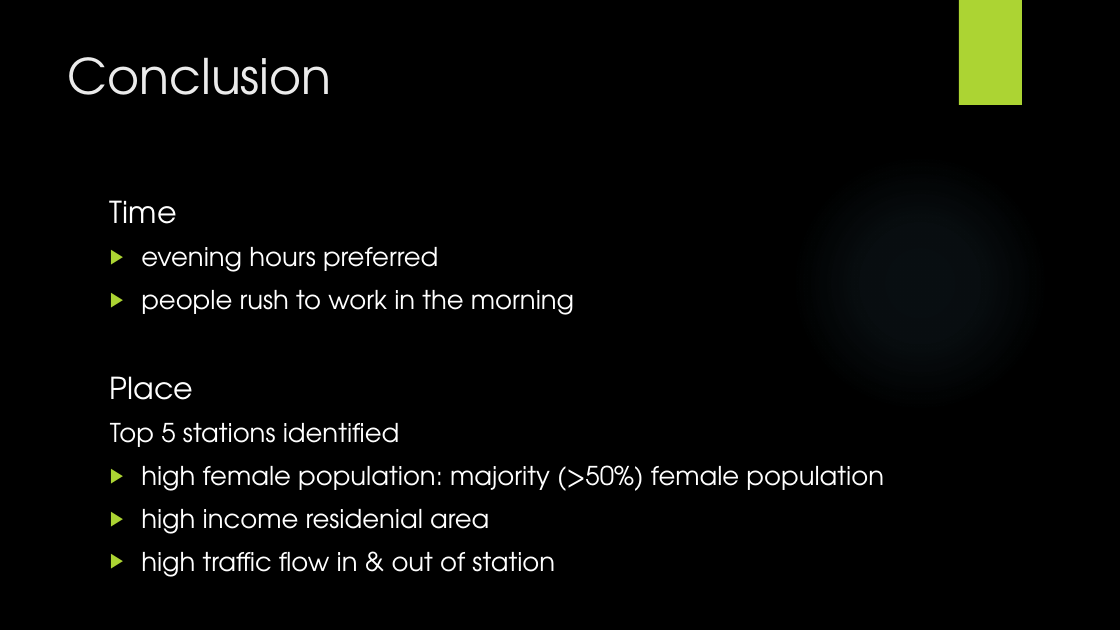
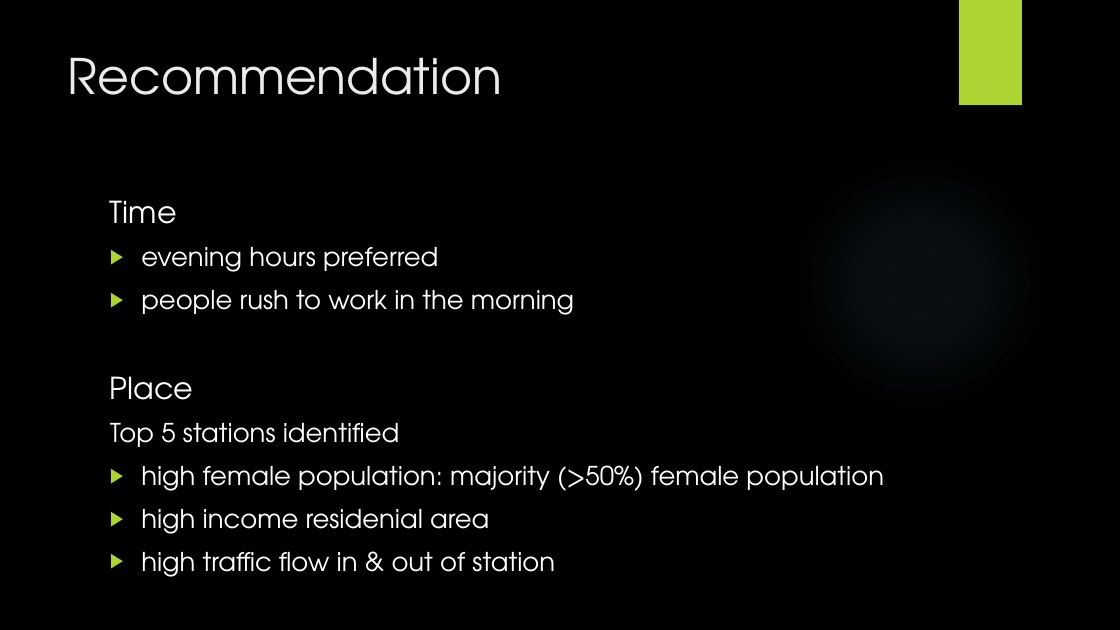
Before and after one commit to JNYH/projectbenson, a slide deck: slide 9 of OptimizeStreetTeamDeployment.pptx (slide 7 before the commit). Drawn at 1120x630 pixels with LibreOffice and Linux fonts; fonts in the diff are those of the drawing; background and template pictures are left out. Boxes give left, top, right and bottom in pixels: in the first picture for what was removed or moved away, otherwise in the second. Text is boxed around its words. In the diff, an @@ line names an element or a change of style, - is before the commit and + after.

```diff
--- a/OptimizeStreetTeamDeployment.pptx
+++ b/OptimizeStreetTeamDeployment.pptx
@@ title at [68, 57, 503, 95]: text changed @@
-Conclusion
+Recommendation
```
Also in this commit, not shown: 5 other slides changed, 5 slides added, 1 slide removed.
